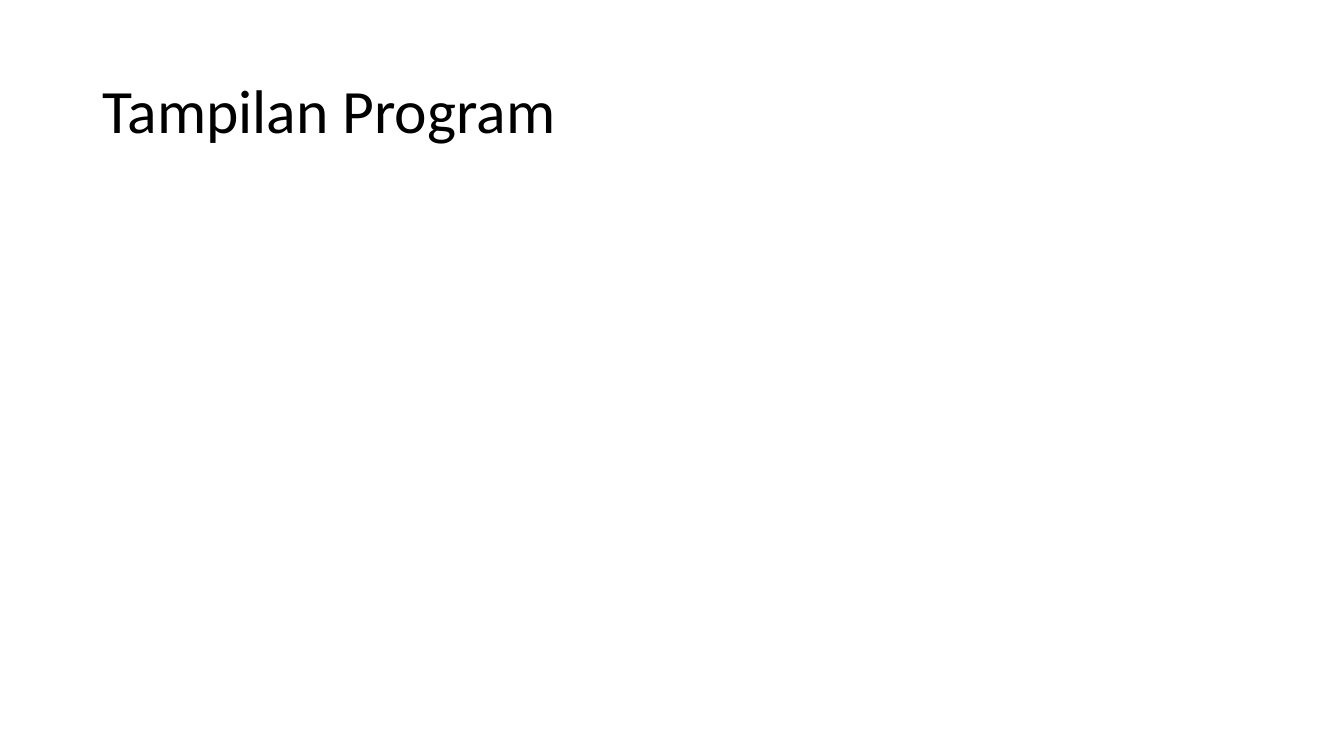
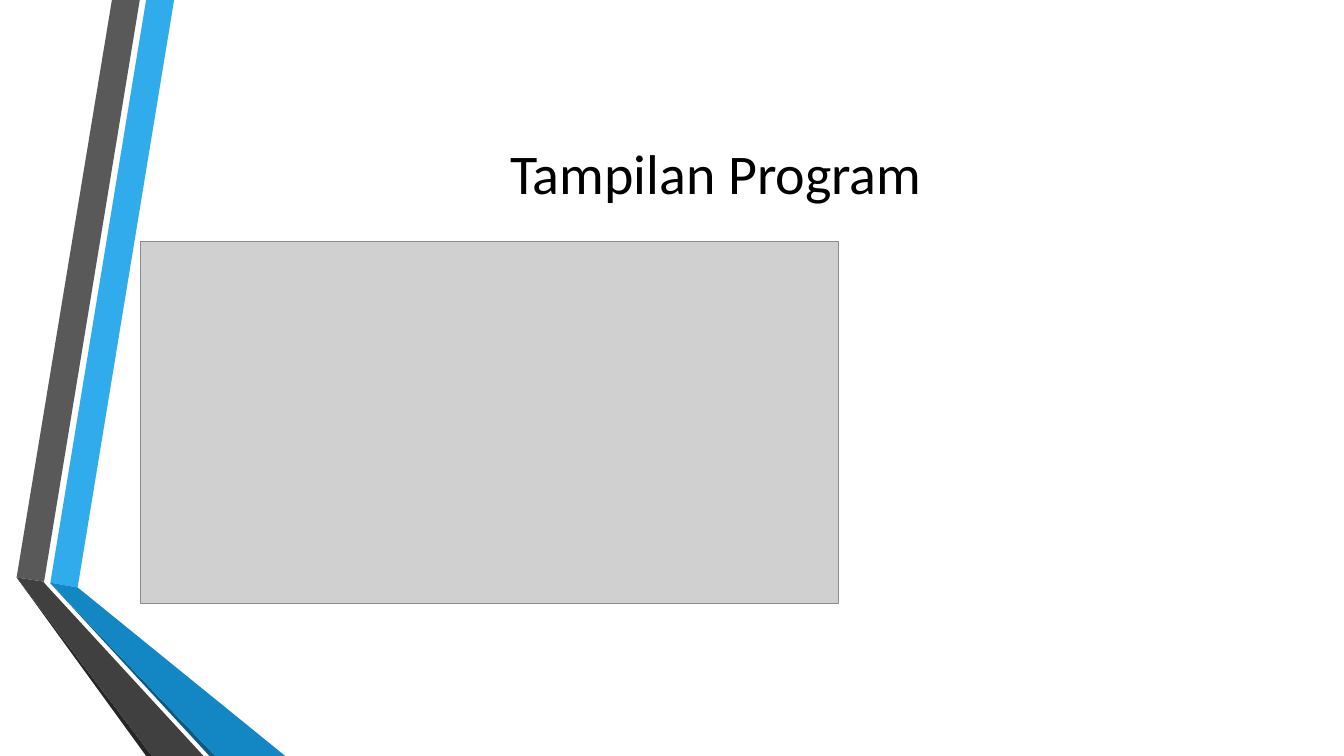
Before and after one commit to DDragoonz/Tugas-Besar, a slide deck: slide 4 of TB/Presentation1.pptx. Drawn at 1344x756 pixels with LibreOffice and Linux fonts; fonts in the diff are those of the drawing; grey boxes stand for pictures; background and template pictures are left out. Boxes give left, top, right and bottom in pixels: in the first picture for what was removed or moved away, otherwise in the second. Text is boxed around its words. In the diff, an @@ line names an element or a change of style, - is before the commit and + after.

```diff
--- a/TB/Presentation1.pptx
+++ b/TB/Presentation1.pptx
@@ title "Tampilan Program": place and size @@
-title "Tampilan Program" at (102,90,556,144)
+title "Tampilan Program" at (510,155,921,204)
@@ title "Tampilan Program" at (510,155,921,204): size 44 to 40 pt; alignment left to centre; line spacing 0.9 to 1 @@
@@ picture added at (140,241,838,603) @@
@@ group added at (16,0,285,756): 6 freeform shapes @@
```
Also in this commit, not shown: 2 other slides changed, 10 slides added, 1 slide removed.
